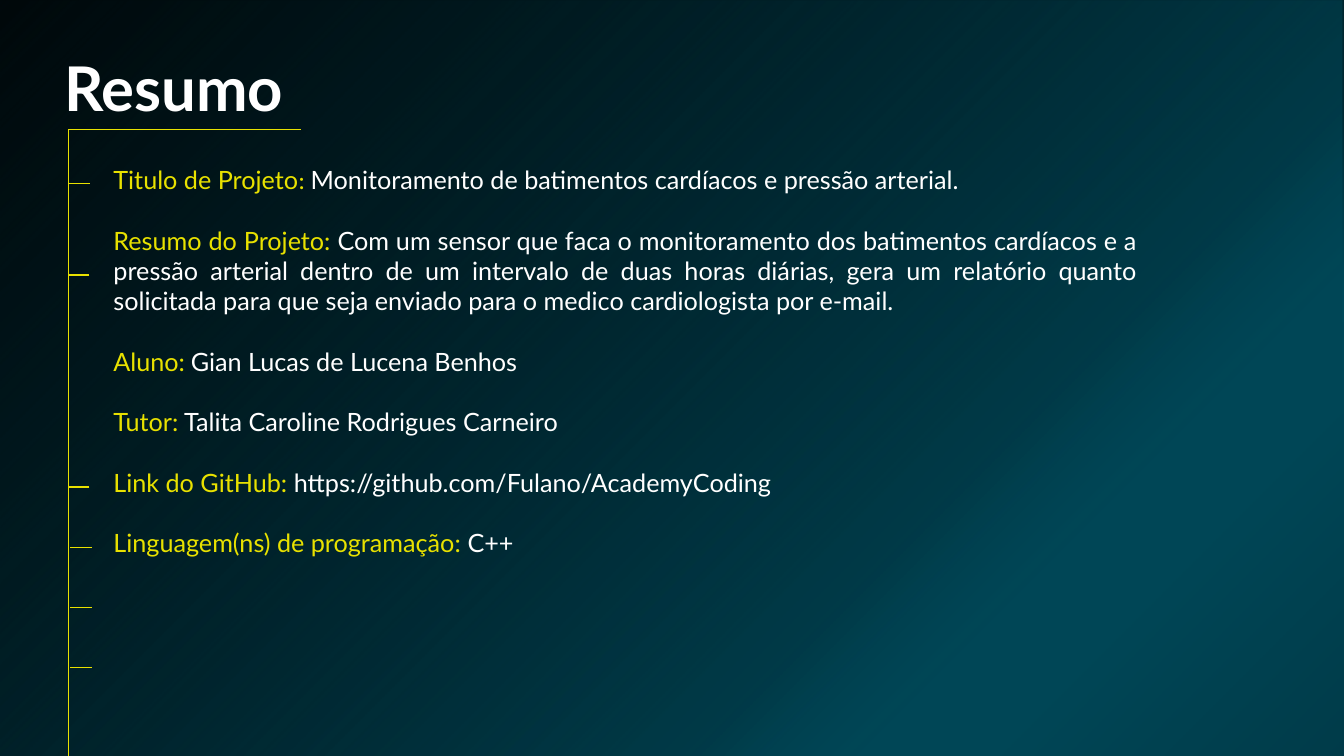
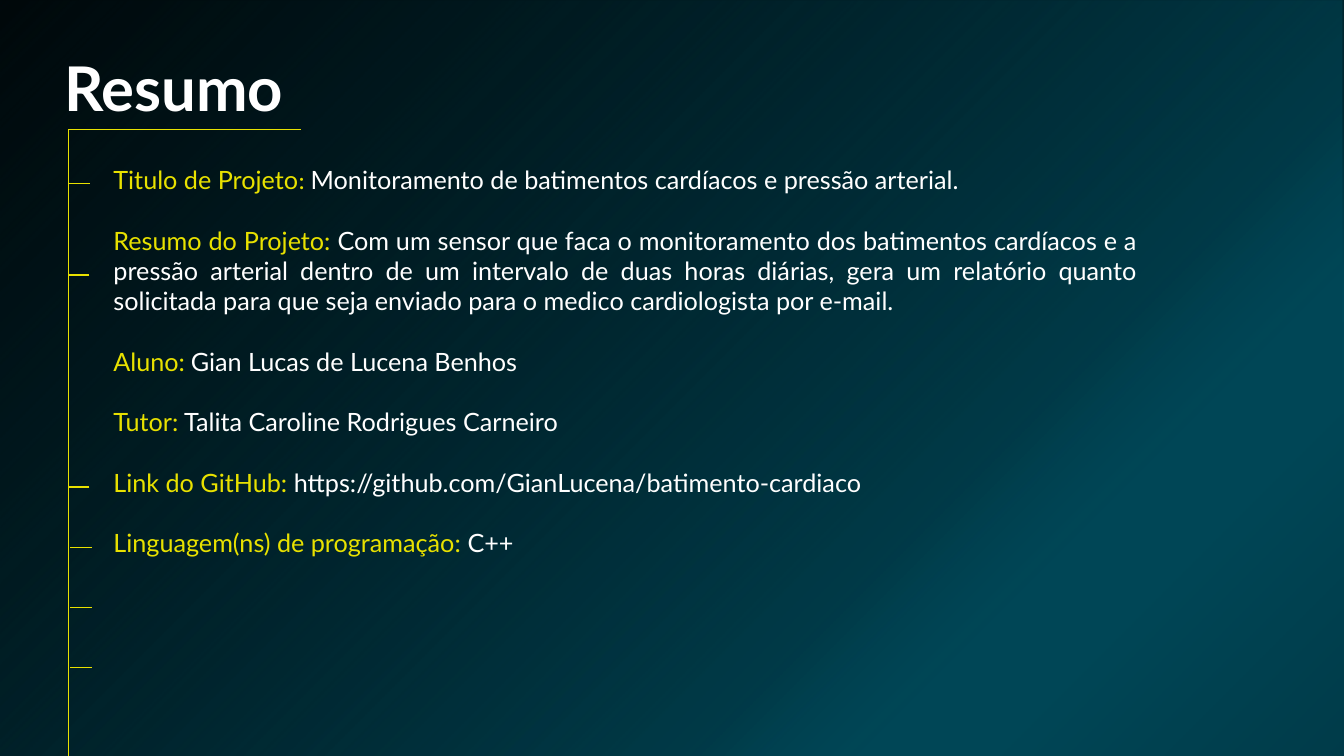
Before and after one commit to GianLucena/batimento-cardiaco, a slide deck: slide 2 of academy coding/Apresentação Final .pptx. Drawn at 1344x756 pixels with LibreOffice and Linux fonts; fonts in the diff are those of the drawing; background and template pictures are left out. Boxes give left, top, right and bottom in pixels: in the first picture for what was removed or moved away, otherwise in the second. Text is boxed around its words. In the diff, an @@ line names an element or a change of style, - is before the commit and + after.

```diff
--- a/academy coding/Apresentação Final .pptx
+++ b/academy coding/Apresentação Final .pptx
@@ text at (x1=113, y1=473, x2=861, y2=496): text changed @@
-Link do GitHub: https://github.com/Fulano/AcademyCoding
+Link do GitHub: https://github.com/GianLucena/batimento-cardiaco
```
Also in this commit, not shown: 4 slides added, 3 slides removed, 40 other files.
